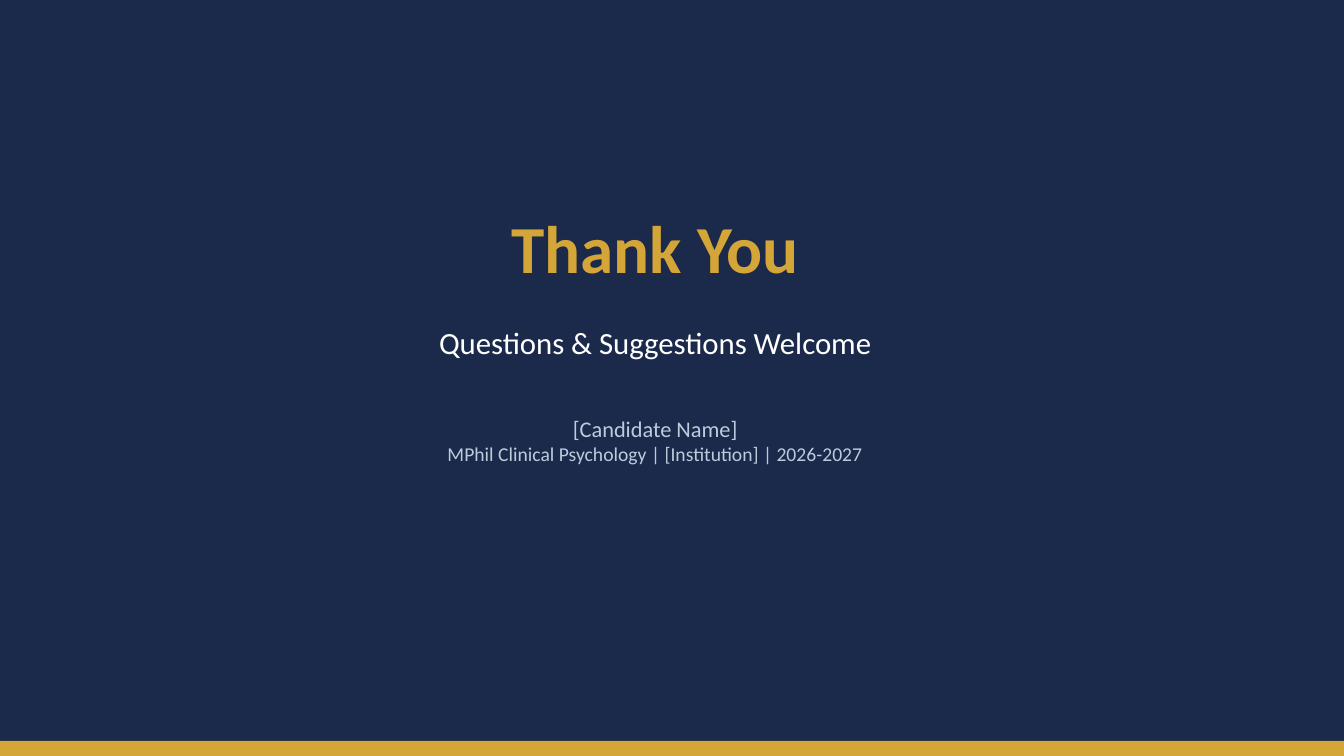
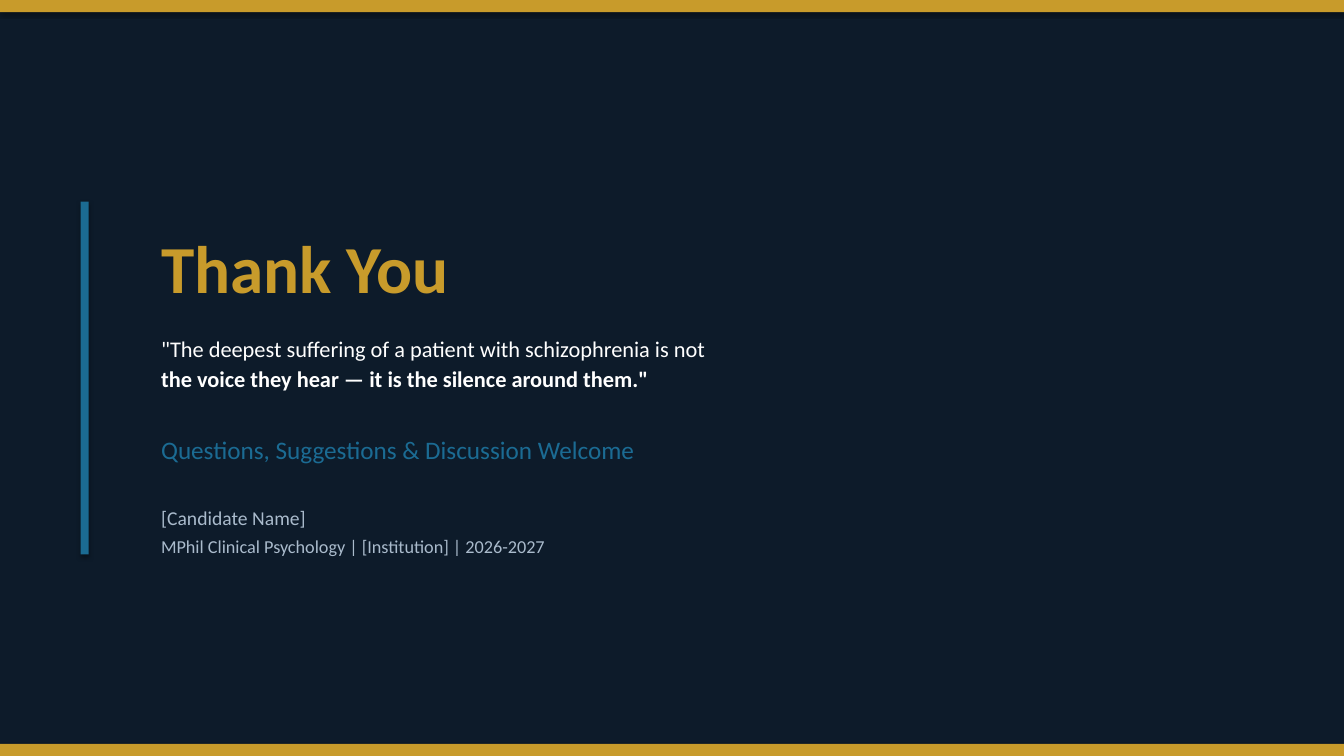
Before and after one commit to tejasdangodra786-byte/Dango-kiro, a slide deck: slide 18 of Research_Proposal_Rorschach_Loneliness_PPT.pptx (slide 16 before the commit). Drawn at 1344x756 pixels with LibreOffice and Linux fonts; fonts in the diff are those of the drawing. Boxes give left, top, right and bottom in pixels: in the first picture for what was removed or moved away, otherwise in the second. Text is boxed around its words. In the diff, an @@ line names an element or a change of style, - is before the commit and + after.

```diff
--- a/Research_Proposal_Rorschach_Loneliness_PPT.pptx
+++ b/Research_Proposal_Rorschach_Loneliness_PPT.pptx
@@ rectangle at (x1=0, y1=0, x2=1344, y2=756): fill #1B2A4A to #0D1B2A @@
@@ rectangle added at (x1=0, y1=0, x2=1344, y2=12), fill #C89B2B @@
@@ rectangle added at (x1=81, y1=202, x2=89, y2=555), fill #1B6B93 @@
@@ text "Thank You" moved from (x1=439, y1=226, x2=871, y2=465) to (x1=161, y1=246, x2=705, y2=556) @@
@@ text at (x1=161, y1=246, x2=544, y2=556): text colour #D4A537 to #C89B2B in "Thank You"; size 16 to 14 pt in "[Candidate Name]"; text colour #BBCCDD to #AABBCC in "[Candidate Name]", "MPhil Clinical Psychology | [Institution] | 2026-2027"; size 14 to 13 pt in "MPhil Clinical Psychology | [Institution] | 2026-2027"; alignment centre to left; more space between paragraphs @@
@@ text at (x1=161, y1=341, x2=705, y2=463): text changed; size 22 to 16 pt @@
-Questions & Suggestions Welcome
+"The deepest suffering of a patient with schizophrenia is not
+the voice they hear — it is the silence around them."
+Questions, Suggestions & Discussion Welcome
@@ rectangle at (x1=0, y1=744, x2=1344, y2=756): fill #D4A537 to #C89B2B @@
```
Also in this commit, not shown: 6 other slides changed, 11 slides added, 9 slides removed, 1 other file.
